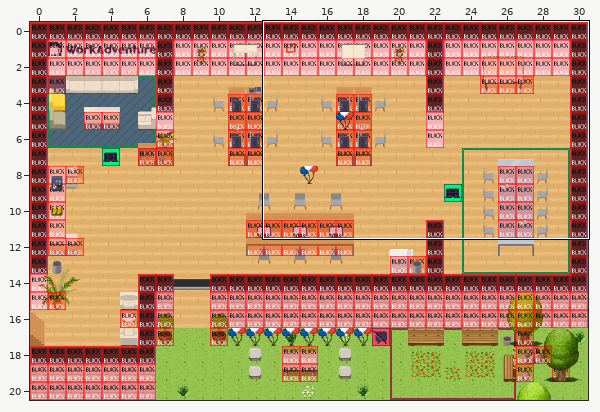
Tiled map (JSON), stored at map.tmj. The picture above shows the old version from afar; the outline marks the close-up.
Close-up. Before the commit:
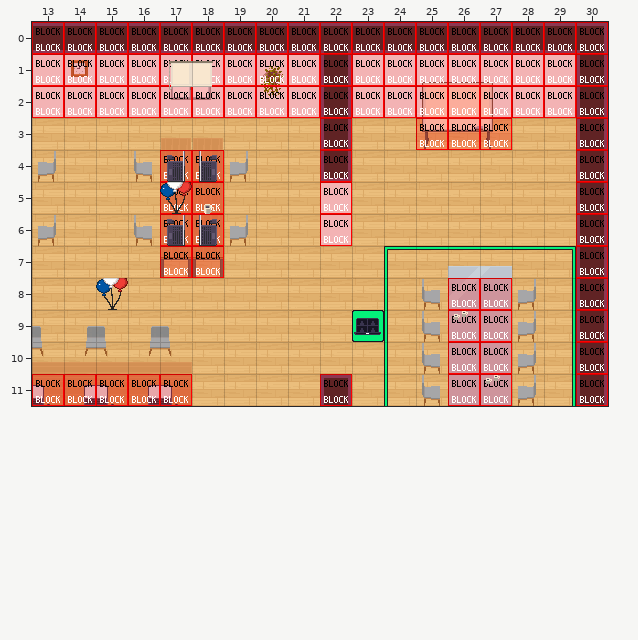
Cells are 32x32 px. Shown: x 13..30, y 0..11. The commit also changed other parts of the map, which this record leaves out.
After the commit:
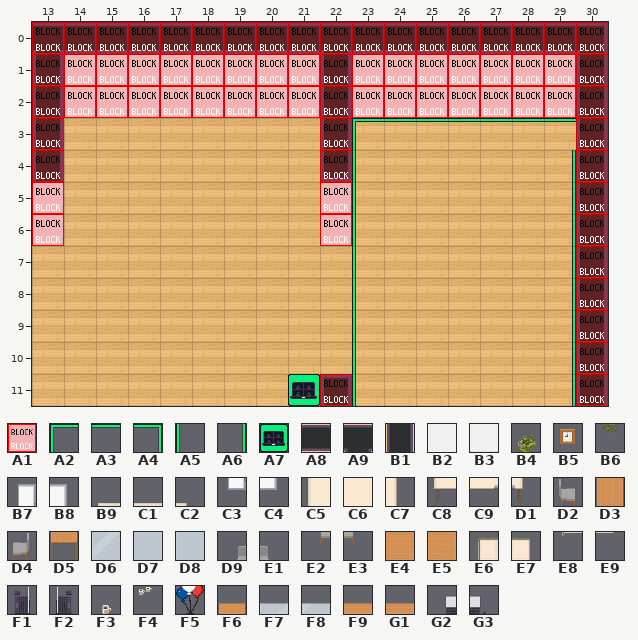
Key: from "Chunk 1": A1 1, A2 5, A3 6, A4 7, A5 8, A6 9, A7 13, A8 24, A9 25, B1 27, B2 28, B3 29, B4 46, B5 47, B6 48, B7 59, B8 60, B9 61, C1 62, C2 63, C3 67, C4 68, C5 69, C6 70, C7 71, C8 76, C9 77, D1 78, D2 81, D3 82, D4 83, D5 89, D6 92, D7 93, D8 93 flipped left-right, D9 96, E1 97, E2 100, E3 101, E4 104, E5 105, E6 140, E7 141, E8 144, E9 145, F1 147, F2 148, F3 150, F4 152, F5 161, F6 162, F7 167, F8 168, F9 170, G1 171, G2 199, G3 200.
__ is an empty cell.
See-through tiles are keyed as they look on the map.
The exact change:
{"where": "layer \"floor/floor2\""}
{"y":3,"x":23,"old":"__ __ __ __ __ __ __","new":"A2 A3 A3 A3 A3 A3 A3"}
{"y":4,"x":23,"old":"__","new":"A5"}
{"y":4,"x":29,"old":"__","new":"A6"}
{"y":5,"x":23,"old":"__","new":"A5"}
{"y":5,"x":29,"old":"__","new":"A6"}
{"y":6,"x":23,"old":"__","new":"A5"}
{"y":6,"x":29,"old":"__","new":"A6"}
{"y":7,"x":23,"old":"__ A2 A3 A3 A3 A3 A4","new":"A5 __ __ __ __ __ A6"}
{"y":8,"x":23,"old":"__ A5","new":"A5 __"}
{"y":9,"x":23,"old":"A7 A5","new":"A5 __"}
{"y":10,"x":23,"old":"__ A5","new":"A5 __"}
{"y":11,"x":21,"old":"__","new":"A7"}
{"y":11,"x":23,"old":"__ A5","new":"A5 __"}
{"where": "layer \"walls/walls1\""}
{"y":0,"x":13,"old":"A8","new":"A9"}
{"y":1,"x":13,"old":"B2","new":"B1"}
{"y":2,"x":13,"old":"B3","new":"B1"}
{"y":3,"x":13,"old":"__","new":"B1"}
{"y":4,"x":13,"old":"__","new":"B1"}
{"y":5,"x":13,"old":"__","new":"B2"}
{"y":6,"x":13,"old":"__","new":"B3"}
{"where": "layer \"walls/walls2\""}
{"y":1,"x":14,"old":"B5","new":"__"}
{"y":1,"x":20,"old":"B4","new":"__"}
{"y":2,"x":20,"old":"B6","new":"__"}
{"where": "layer \"furniture/furniture2\""}
{"y":1,"x":17,"old":"B7 B8","new":"__ __"}
{"y":1,"x":25,"old":"B9 C1 C2","new":"__ __ __"}
{"y":2,"x":17,"old":"C3 C4","new":"__ __"}
{"y":2,"x":25,"old":"C5 C6 C7","new":"__ __ __"}
{"y":3,"x":25,"old":"C8 C9 D1","new":"__ __ __"}
{"y":4,"x":13,"old":"D4","new":"__"}
{"y":4,"x":16,"old":"D2 D3 D3 D4","new":"__ __ __ __"}
{"y":5,"x":17,"old":"D3 D3","new":"__ __"}
{"y":6,"x":13,"old":"D4","new":"__"}
{"y":6,"x":16,"old":"D2 D3 D3 D4","new":"__ __ __ __"}
{"y":7,"x":17,"old":"D5 D5","new":"__ __"}
{"y":8,"x":25,"old":"D2 D6 D7 D4","new":"__ __ __ __"}
{"y":9,"x":13,"old":"E1 D9 E1 D9 E1","new":"__ __ __ __ __"}
{"y":9,"x":25,"old":"D2 D8 D7 D4","new":"__ __ __ __"}
{"y":10,"x":13,"old":"E3 E2 E3 E2 E3","new":"__ __ __ __ __"}
{"y":10,"x":25,"old":"D2 D8 D7 D4","new":"__ __ __ __"}
{"y":11,"x":13,"old":"E4 E4 E4 E4 E5","new":"__ __ __ __ __"}
{"y":11,"x":25,"old":"D2 D8 D7 D4","new":"__ __ __ __"}
{"where": "layer \"above/above1\""}
{"y":3,"x":17,"old":"F6 F6","new":"__ __"}
{"y":7,"x":26,"old":"F7 F8","new":"__ __"}
{"y":10,"x":13,"old":"F9 F9 F9 F9 G1","new":"__ __ __ __ __"}
{"where": "layer \"above/above2\""}
{"y":11,"x":13,"old":"G3 G2 G3 G2 G3","new":"__ __ __ __ __"}
{"where": "layer \"collisions\""}
{"y":3,"x":13,"old":"__","new":"A1"}
{"y":3,"x":25,"old":"A1 A1 A1","new":"__ __ __"}
{"y":4,"x":13,"old":"__","new":"A1"}
{"y":4,"x":17,"old":"A1 A1","new":"__ __"}
{"y":5,"x":13,"old":"__","new":"A1"}
{"y":5,"x":17,"old":"A1 A1","new":"__ __"}
{"y":6,"x":13,"old":"__","new":"A1"}
{"y":6,"x":17,"old":"A1 A1","new":"__ __"}
{"y":7,"x":17,"old":"A1 A1","new":"__ __"}
{"y":8,"x":26,"old":"A1 A1","new":"__ __"}
{"y":9,"x":26,"old":"A1 A1","new":"__ __"}
{"y":10,"x":26,"old":"A1 A1","new":"__ __"}
{"y":11,"x":13,"old":"A1 A1 A1 A1 A1","new":"__ __ __ __ __"}
{"y":11,"x":26,"old":"A1 A1","new":"__ __"}
{"where": "layer \"furniture/furniture3\" (removed)"}
{"y":1,"x":17,"old":"E6 E7","new":"__ __"}
{"y":2,"x":17,"old":"E8 E9","new":"__ __"}
{"y":4,"x":17,"old":"F1 F2","new":"__ __"}
{"y":5,"x":18,"old":"F3","new":"__"}
{"y":6,"x":17,"old":"F1 F2","new":"__ __"}
{"y":9,"x":26,"old":"F4","new":"__"}
{"y":11,"x":27,"old":"F4","new":"__"}
{"where": "layer \"Party\" (removed)"}
{"y":5,"x":17,"old":"F5","new":"__"}
{"y":8,"x":15,"old":"F5","new":"__"}
{"label":"changed","picture_box":[32,50,88,246]}
{"label":"removed","picture_box":[134,61,248,278]}
{"label":"removed","picture_box":[261,66,283,96]}
{"label":"changed","picture_box":[352,82,576,406]}
{"label":"removed","picture_box":[32,278,192,406]}
{"label":"added","picture_box":[288,374,320,406]}
